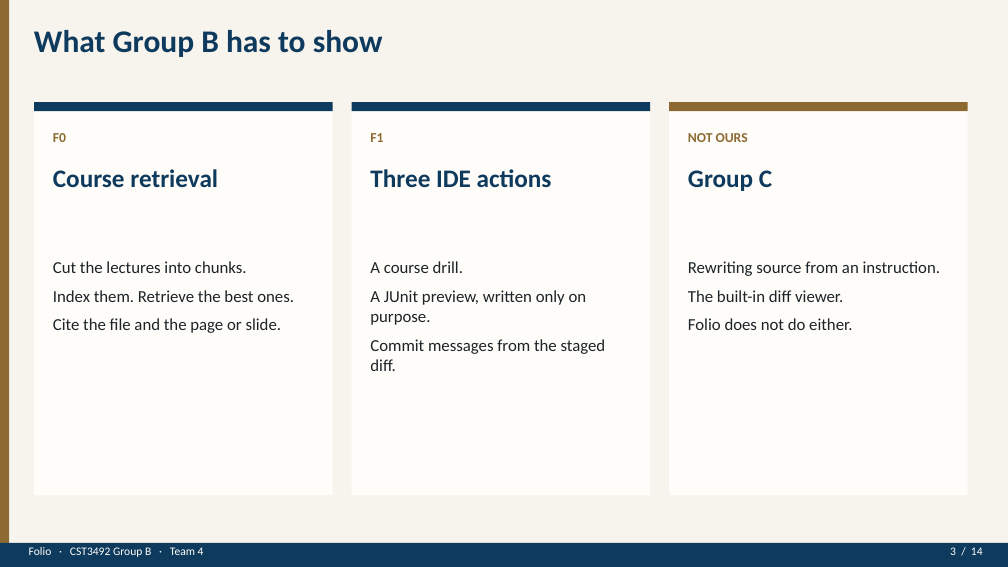
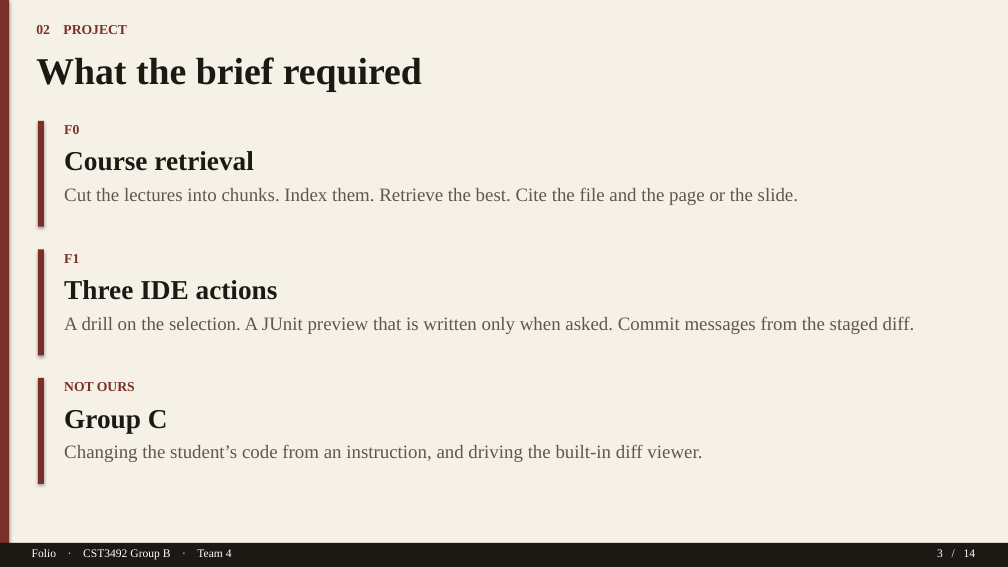
Before and after one commit to TTAWDTT/folio, a slide deck: slide 3 of submission/documents/Folio-GroupB-Team4-Slides.pptx. Drawn at 1008x567 pixels with LibreOffice and Linux fonts; fonts in the diff are those of the drawing. Boxes give left, top, right and bottom in pixels: in the first picture for what was removed or moved away, otherwise in the second. Text is boxed around its words. In the diff, an @@ line names an element or a change of style, - is before the commit and + after.

```diff
--- a/submission/documents/Folio-GroupB-Team4-Slides.pptx
+++ b/submission/documents/Folio-GroupB-Team4-Slides.pptx
@@ rectangle at (0,0,1008,567): fill #F7F4EE to #F6F1E7; shadow on @@
@@ rectangle at (0,0,9,567): fill #8C6A32 to #7A3028; shadow on @@
@@ text at (36,25,127,34): text changed; size 30 to 13 pt; font Calibri to Times New Roman; text colour #0E3A5D to #7A3028 @@
-What Group B has to show
+02 PROJECT
@@ text added at (36,57,422,92), 36 pt, text #1C1915, bold @@
+What the brief required
@@ rectangle removed at (34,102,333,495) @@
@@ rectangle removed at (34,102,333,111) @@
@@ rectangle removed at (352,102,650,495) @@
@@ rectangle removed at (352,102,650,111) @@
@@ rectangle removed at (669,102,968,495) @@
@@ rectangle removed at (669,102,968,111) @@
@@ rectangle added at (38,121,44,227), fill #7A3028 @@
@@ text removed at (53,133,66,142) @@
-F0
@@ text at (64,125,798,205): text changed; size 16 to 18 pt; font Calibri to Times New Roman; text colour #1C2428 to #5E574E @@
-Cut the lectures into chunks.
-Index them. Retrieve the best ones.
-Cite the file and the page or slide.
+F0
+Course retrieval
+Cut the lectures into chunks. Index them. Retrieve the best. Cite the file and the page or the slide.
@@ text removed at (370,133,383,142) @@
-F1
@@ text removed at (688,133,748,142) @@
-NOT OURS
@@ text removed at (53,169,218,188) @@
-Course retrieval
@@ text removed at (370,169,552,188) @@
-Three IDE actions
@@ text removed at (688,170,772,191) @@
-Group C
@@ rectangle added at (38,250,44,355), fill #7A3028 @@
@@ text at (64,254,915,334): text changed; size 16 to 18 pt; font Calibri to Times New Roman; text colour #1C2428 to #5E574E @@
-A course drill.
-A JUnit preview, written only on purpose.
-Commit messages from the staged diff.
+F1
+Three IDE actions
+A drill on the selection. A JUnit preview that is written only when asked. Commit messages from the staged diff.
@@ text removed at (688,261,940,330) @@
-Rewriting source from an instruction.
-The built-in diff viewer.
-Folio does not do either.
@@ rectangle added at (38,378,44,484), fill #7A3028 @@
@@ text added at (64,382,702,462), 18 pt, text #5E574E @@
+NOT OURS
+Group C
+Changing the student’s code from an instruction, and driving the built-in diff viewer.
@@ rectangle at (0,543,1008,567): fill #0E3A5D to #1C1915; shadow on @@
@@ text "Folio · CST3492 Group B ..." at (32,549,232,560): font Calibri to Times New Roman, text colour #FFFDF9 to #FFFFFF; less space between paragraphs @@
@@ text "3 / 14" at (937,549,976,557): font Calibri to Times New Roman, text colour #FFFDF9 to #FFFFFF; less space between paragraphs @@
@@ text "3 / 14": place and size @@
-text "3 / 14" at (950,547,983,555)
+text "3 / 14" at (937,549,976,557)
```
Also in this commit, not shown: 2 other slides changed, 11 slides added, 11 slides removed, 14 other files.
